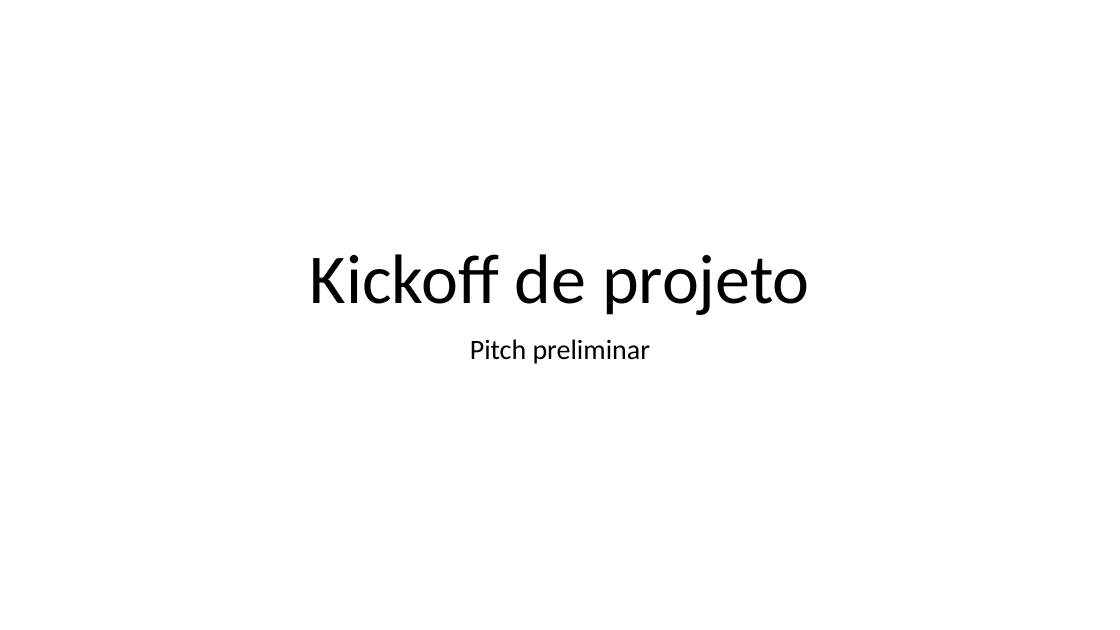
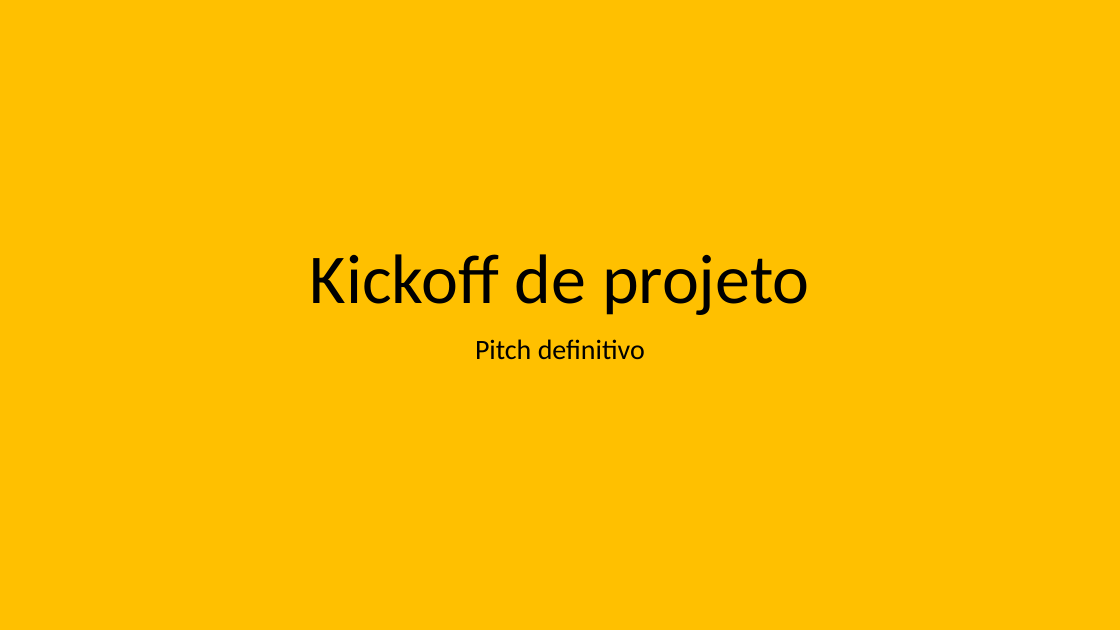
Before and after one commit to RenatoJardimParducci/DocumentacaoProjetoSistemaSAC, a slide deck: slide 1 of PastaDocRequisitos/ApresentacaoPitch.pptx. Drawn at 1120x630 pixels with LibreOffice and Linux fonts; fonts in the diff are those of the drawing. Boxes give left, top, right and bottom in pixels: in the first picture for what was removed or moved away, otherwise in the second. Text is boxed around its words. In the diff, an @@ line names an element or a change of style, - is before the commit and + after.

Commit message:
2a versao do Pitch

```diff
--- a/PastaDocRequisitos/ApresentacaoPitch.pptx
+++ b/PastaDocRequisitos/ApresentacaoPitch.pptx
@@ background #FFFFFF to #FFC000 @@
@@ subtitle at <box>475,339,645,360</box>: text changed @@
-Pitch preliminar
+Pitch definitivo
```
